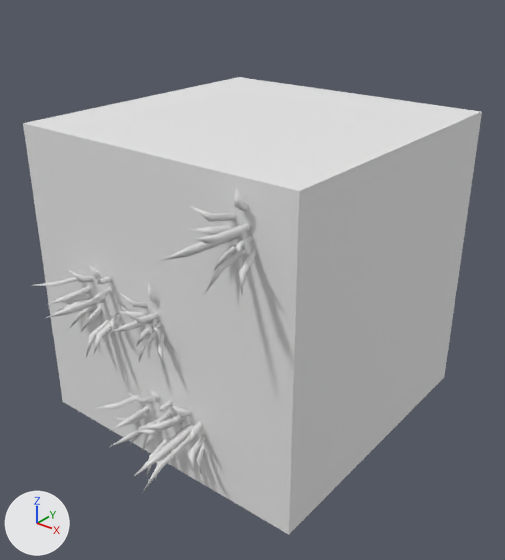
Renders of the FBX model Assets/Main Models/GrassBlock5.fbx from each side of a commit.
The view is the same before and after, from a camera (50 mm lens) standing at (2.65, -3.39, 1.97) and looking at (0.16, -0.27, 0.04). The axes (+X, +Y, +Z) are drawn at lower left. The lights are the same throughout. Where no turn or scale is listed for an object, it has been applied to the vertices.
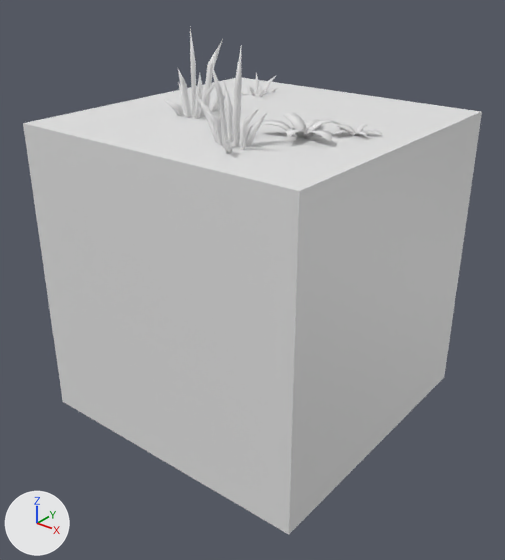
Where the newer file only moved an object's origin or applied its transform, the numbers keep the older frame.

What changed in the scene script:
```text
Change me_cube_001:
    used by ob_cube; location = (0.0, 0.0, 0.0)
    remove me_cube_001.from_pydata(...)  # 521 vertices, 462 faces; spans x -1.0..1.0, y -1.52..1.0, z -1.0..1.0
    remove me_cube_001.materials.append(mat_rpgpp_st_mat_a_029)  # white #e7e7e7
    remove me_cube_001.materials.append(mat_rpgpp_st_mat_a_001)  # white #e7e7e7
    remove me_cube_001.materials.append(mat_rpgpp_st_mat_a_003)  # white #e7e7e7
    remove me_cube_001.materials.append(mat_rpgpp_st_mat_a_005)  # white #e7e7e7
    remove me_cube_001.materials.append(mat_rpgpp_st_mat_a_006)  # white #e7e7e7
    add me_cube_001.from_pydata(...)  # 8 vertices, 6 faces; spans x -1.0..1.0, y -1.0..1.0, z -1.0..1.0
    me_cube_001 part 1: 57 loose pieces with 513 vertices, spanning x -0.74..0.87, y -1.52..-0.91, z -0.97..0.98, are deleted
    me_cube_001 part 2: the surface is now shaded flat
Add me_rpgpp_lt_grass_small_01a_002:
    me_rpgpp_lt_grass_small_01a_002.from_pydata(...)  # 81 vertices, 72 faces; spans x -0.128..0.155, y -0.124..0.212, z 0.0..0.182
    me_rpgpp_lt_grass_small_01a_002.materials.append(mat_rpgpp_st_mat_a_029)  # white #e7e7e7
Add me_rpgpp_lt_plant_01_002:
    me_rpgpp_lt_plant_01_002.from_pydata(...)  # 176 vertices, 168 faces; spans x -0.24..0.24, y -0.22..0.276, z 0.0..0.117
    me_rpgpp_lt_plant_01_002.materials.append(mat_rpgpp_st_mat_a_006)  # white #e7e7e7
Add me_rpgpp_lt_grass_small_01a_001:
    me_rpgpp_lt_grass_small_01a_001.from_pydata(...)  # 81 vertices, 72 faces; spans x -0.172..0.208, y -0.166..0.284, z 0.0..0.596
    me_rpgpp_lt_grass_small_01a_001.materials.append(mat_rpgpp_st_mat_a_003)  # white #e7e7e7
Add me_rpgpp_lt_plant_01_001:
    me_rpgpp_lt_plant_01_001.from_pydata(...)  # 176 vertices, 168 faces; spans x -0.15..0.137, y -0.141..0.118, z 0.0..0.067
    me_rpgpp_lt_plant_01_001.materials.append(mat_rpgpp_st_mat_a_001)  # white #e7e7e7
Add me_rpgpp_lt_grass_small_01a_004:
    me_rpgpp_lt_grass_small_01a_004.from_pydata(...)  # 81 vertices, 72 faces; spans x -0.258..0.219, y -0.245..0.18, z 0.0..0.596
    me_rpgpp_lt_grass_small_01a_004.materials.append(mat_rpgpp_st_mat_a_005)  # white #e7e7e7
Add ob_grass_001:
    ob_grass_001 = bpy.data.objects.new('grass.001', me_rpgpp_lt_grass_small_01a_002)
    ob_grass_001.location = (-0.465, 0.549, 0.965)
Add ob_grass_004:
    ob_grass_004 = bpy.data.objects.new('grass.004', me_rpgpp_lt_plant_01_002)
    ob_grass_004.location = (0.477, -0.219, 0.985)
Add ob_grass_002:
    ob_grass_002 = bpy.data.objects.new('grass.002', me_rpgpp_lt_grass_small_01a_001)
    ob_grass_002.location = (-0.371, -0.203, 0.922)
Add ob_grass:
    ob_grass = bpy.data.objects.new('grass', me_rpgpp_lt_plant_01_001)
    ob_grass.location = (0.679, 0.0, 0.985)
Add ob_grass_003:
    ob_grass_003 = bpy.data.objects.new('grass.003', me_rpgpp_lt_grass_small_01a_004)
    ob_grass_003.location = (0.285, -0.583, 0.922)
```

What differs and where, as boxes (x1, y1, x2, y2) in the pictures (505 x 560 px):
'Cube', reshaped
    before: (23, 77, 482, 534)
    after: (23, 78, 482, 534)
'grass.003', added
    after: (195, 48, 267, 153)
'grass.002', added
    after: (164, 28, 225, 119)
'grass.004', added
    after: (261, 113, 341, 141)
'grass', added
    after: (334, 124, 382, 136)
'grass.001', added
    after: (241, 74, 278, 97)
part 1 of me_cube_001, deleted
    before: (31, 188, 256, 493)
